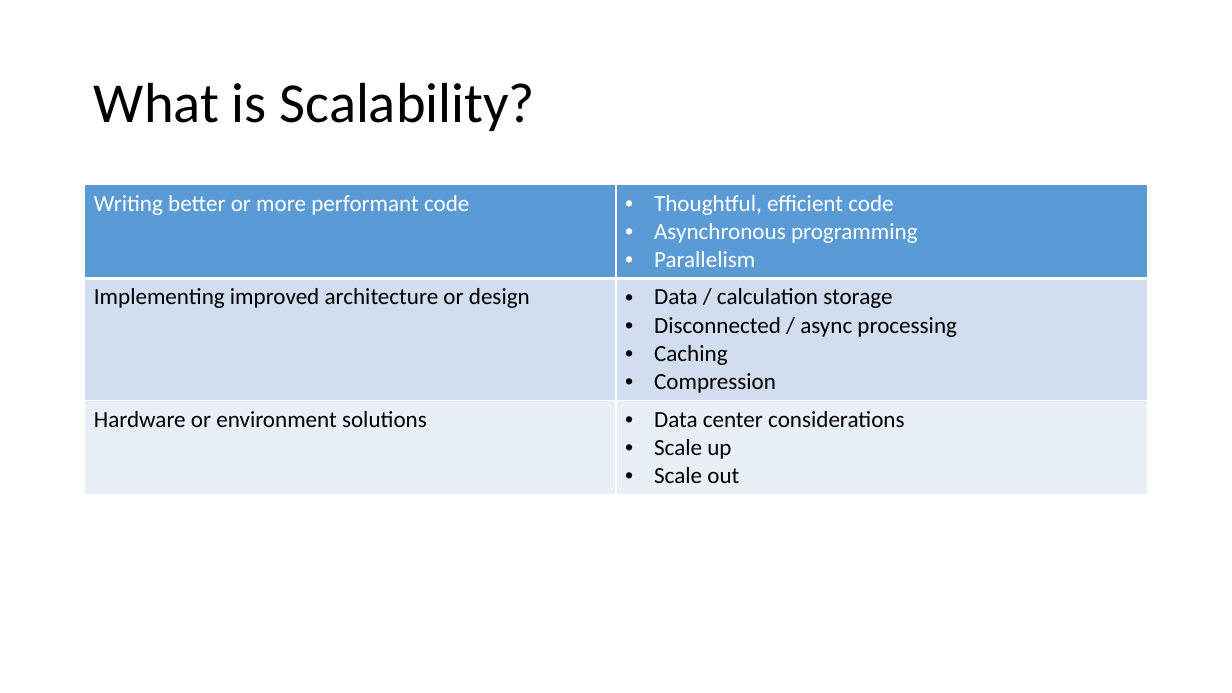
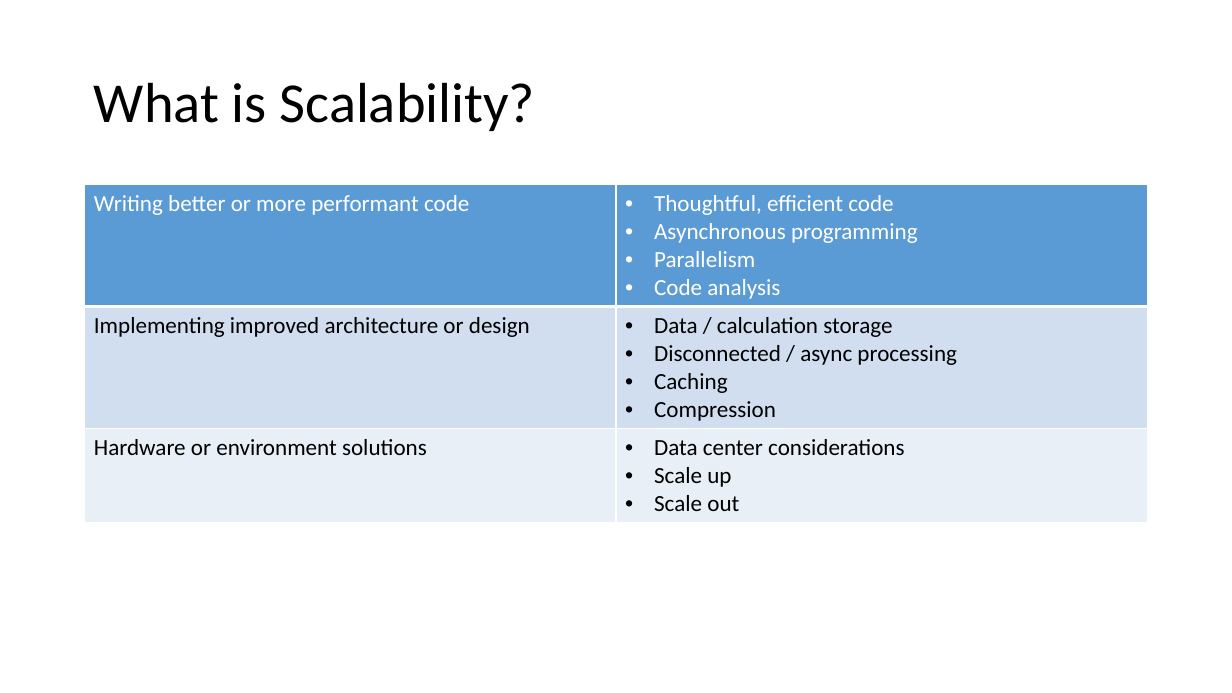
Before and after one commit to mark-doyle/dal-cs-sig, a slide deck: slide 2 of RealWorldScalability/Real World Scalability.pptx. Drawn at 1232x693 pixels with LibreOffice and Linux fonts; fonts in the diff are those of the drawing. Boxes give left, top, right and bottom in pixels: in the first picture for what was removed or moved away, otherwise in the second. Text is boxed around its words. In the diff, an @@ line names an element or a change of style, - is before the commit and + after.

Commit message:
Slide edits

```diff
--- a/RealWorldScalability/Real World Scalability.pptx
+++ b/RealWorldScalability/Real World Scalability.pptx
@@ table at <box>85,185,1148,518</box> @@
-row 1, column 2: Thoughtful, efficient code / Asynchronous programming / Parallelism
+row 1, column 2: Thoughtful, efficient code / Asynchronous programming / Parallelism / Code analysis
```
Also in this commit, not shown: 1 slide added.
